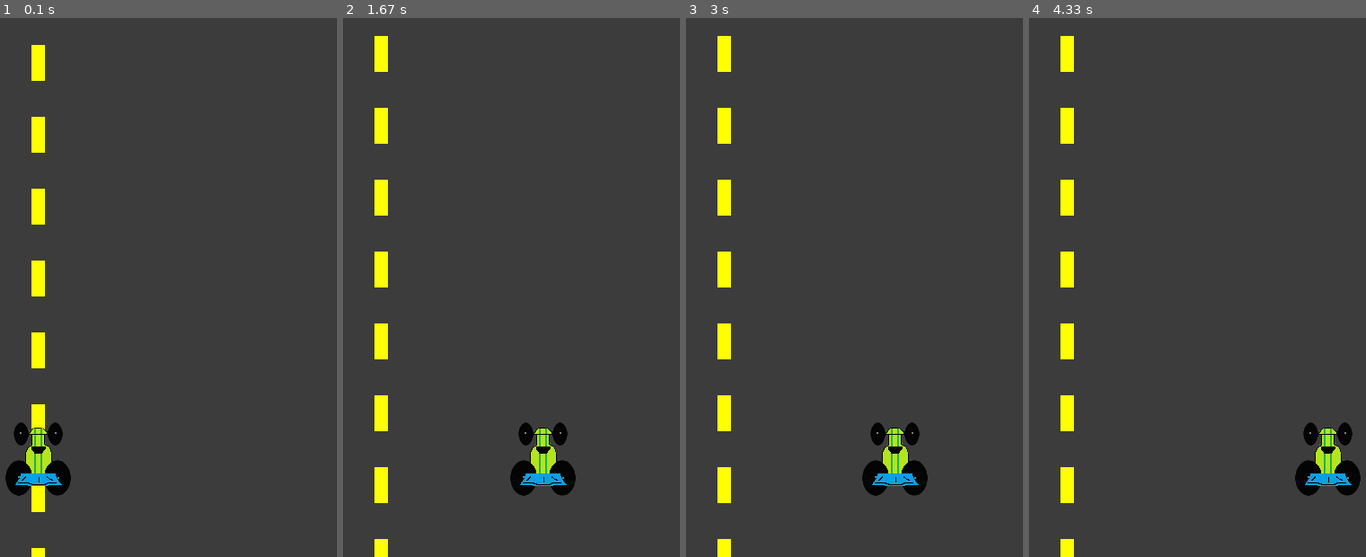
Above: before the commit, frames 1-4 (left to right).
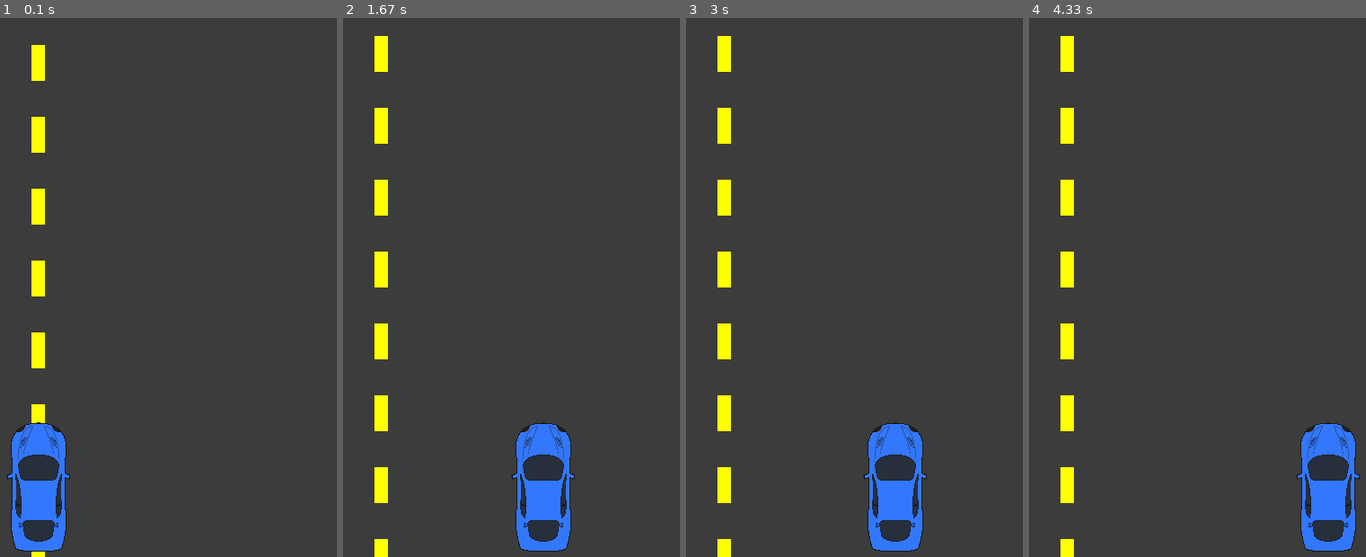
Above: after the commit, the same moments.

Repository: luhelenals/racecar
Game: pygame game, started from main.py
Same seed, same stepped clock (60 frames per second), same inputs: the game is played once before the commit and once after it.
Inputs:
- Up to frame 1 (0.1 s): no input
- Up to frame 2 (1.67 s): hold Right 0.33-0.8 s; hold Right 0.83-1.3 s; hold Left from 1.33 s (still down)
- Up to frame 3 (3 s): release Left at 1.87 s; hold Left 1.9-2.3 s; hold Right 2.33-2.97 s
- Up to frame 4 (4.33 s): hold Left 3-3.47 s; hold Right 3.5-3.97 s; hold Right from 4 s (still down)

The runs differ from the first frame. In frame 1, 3.4% of the frame differs, in the area x 1-22%, y 75-99%; in frame 2, 3.4%; in frame 3, 3.4%; in frame 4, 3.4%.

Commit message:
new image additions

Diff:
--- a/main.py
+++ b/main.py
@@ -14,6 +14,7 @@
     crashed = False
 
     carImg = pygame.image.load('resources/racecar.png')
+    carImg = pygame.transform.scale(carImg, (carImg.get_rect().width * 0.06, carImg.get_rect().height * 0.06))
     x = (display_width - carImg.get_rect().width) / 2
     car = Car(x, display_height * 0.75, carImg)
     return gameDisplay, clock, crashed, car, pygame
@@ -74,6 +75,10 @@
     elif car.x > screenW - car.image.get_rect().width:
         car.x = screenW - car.image.get_rect().width
 
+def getObstacles(gameDisplay):
+    #gameDisplay.blit
+    return 0
+
 def main():
     gameDisplay, clock, crashed, car, pygame = initGame()
     streetOffset = 0  # Start with zero offset
@@ -93,6 +98,7 @@
 
         # Draw everything
         loadStreet(gameDisplay, streetOffset)
+        getObstacles(gameDisplay)
         drawCar(car, gameDisplay)
 
         # Update the display
Binary file added: resources/greenCar.jfif
Binary file added: resources/hole.png
Binary file changed: resources/racecar.png
Binary file added: resources/redCar.png
